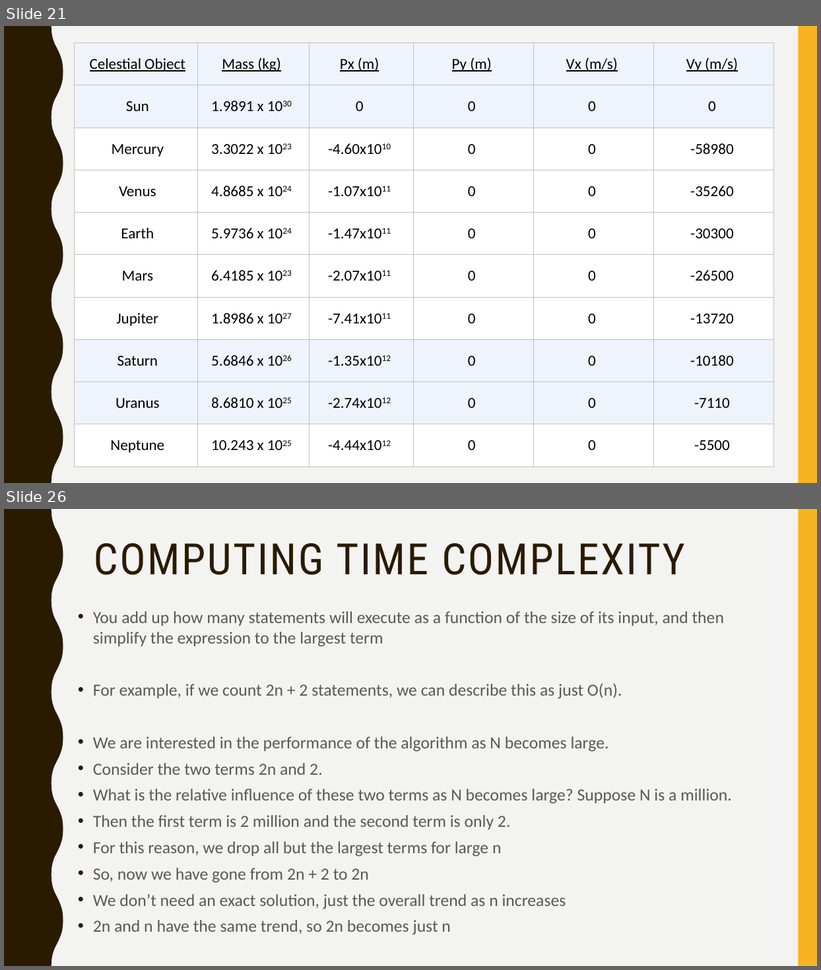
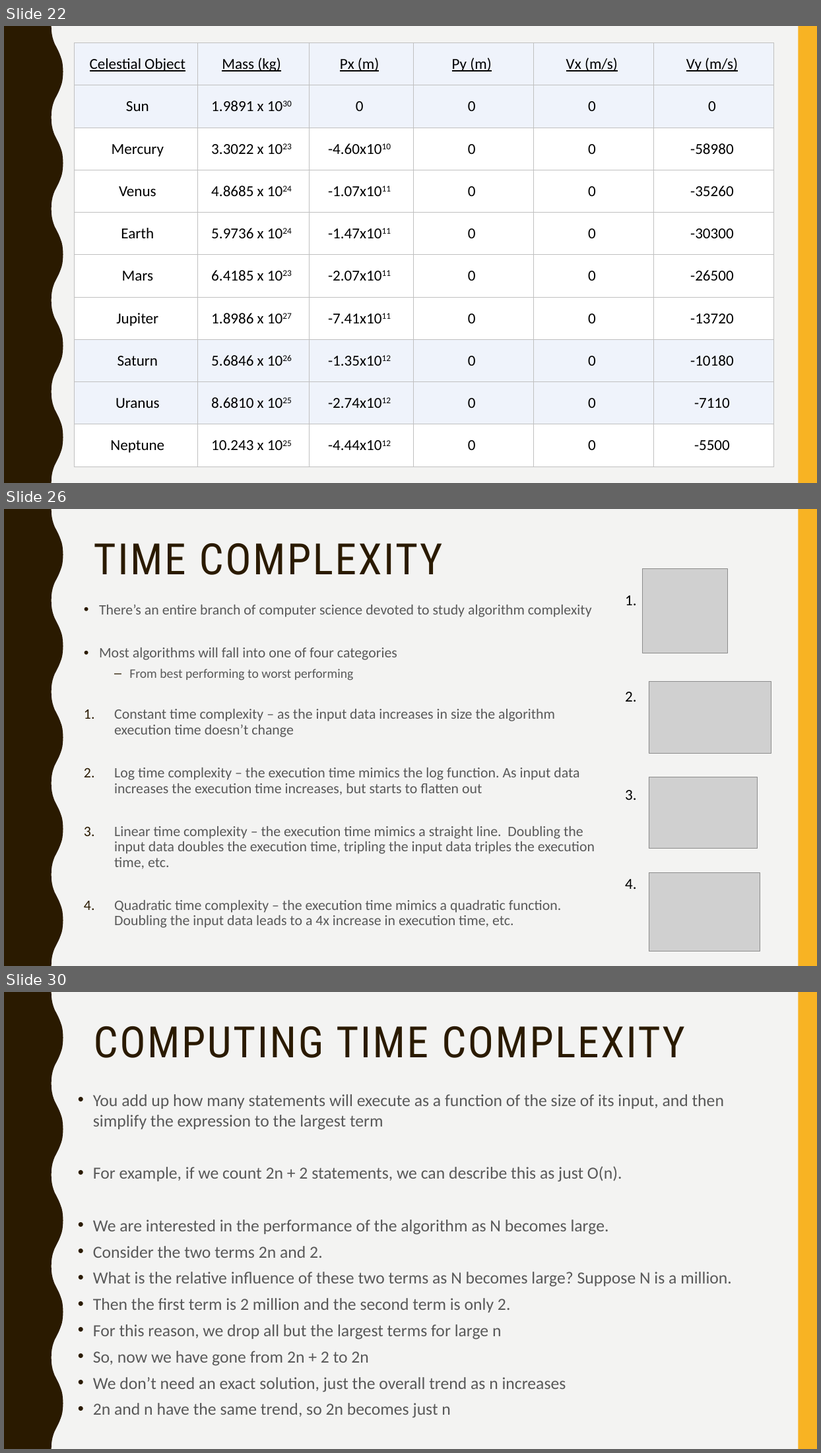
Before and after one commit to narock/scientific_computing_course, a slide deck: 05_Simulation_and_Complexity/05_Simulation_and_Complexity.pptx. Shown one above the other, each under a label of ours: slides 21 and 26 before the commit, slides 22, 26 and 30 after it; the slides between them are not shown. The pictures are 821x970 and 821x1453 pixels, drawn with LibreOffice and Linux fonts; fonts in the diff are those of the drawing; grey boxes stand for pictures. Boxes give left, top, right and bottom in pixels: in the first picture for what was removed or moved away, otherwise in the second. Text is boxed around its words. In the diff, an @@ line names an element or a change of style, - is before the commit and + after.

Commit message:
Added 05_Simulation_and_Complexity ipynb

```diff
--- a/05_Simulation_and_Complexity/05_Simulation_and_Complexity.pptx
+++ b/05_Simulation_and_Complexity/05_Simulation_and_Complexity.pptx
@@ slide 26 added at [4,509,817,966], background #F3F3F2; not listed: 2 template elements that a slide beside it also shows @@
@@ title added at [94,543,443,575], 51 pt, text #2A1A00 @@
+TIME COMPLEXITY
@@ picture added at [643,569,727,654] @@
@@ text added at [99,605,595,928], 17 pt, text #595959 @@
+• There’s an entire branch of computer science devoted to study algorithm complexity
+• Most algorithms will fall into one of four categories
+  – From best performing to worst performing
+1. Constant time complexity – as the input data increases in size the algorithm execution time doesn’t change
+2. Log time complexity – the execution time mimics the log function. As input data increases the execution time increases, but starts to flatten out
+3. Linear time complexity – the execution time mimics a straight line. Doubling the input data doubles the execution time, tripling the input data triples the execution time, etc.
+4. Quadratic time complexity – the execution time mimics a quadratic function. Doubling the input data leads to a 4x increase in execution time, etc.
@@ text added at [625,595,637,605], 18 pt, text #000000 @@
+1.
@@ picture added at [649,682,772,754] @@
@@ text added at [625,692,637,702], 18 pt, text #000000 @@
+2.
@@ picture added at [649,778,757,849] @@
@@ text added at [625,790,637,800], 18 pt, text #000000 @@
+3.
@@ text added at [625,879,637,889], 18 pt, text #000000 @@
+4.
@@ picture added at [649,873,760,951] @@
@@ what was slide 21 is now slide 22 @@
@@ what was slide 26 is now slide 30 @@
```
Also in this commit, not shown: 6 slides changed, 3 other slides added, 4 other files.
